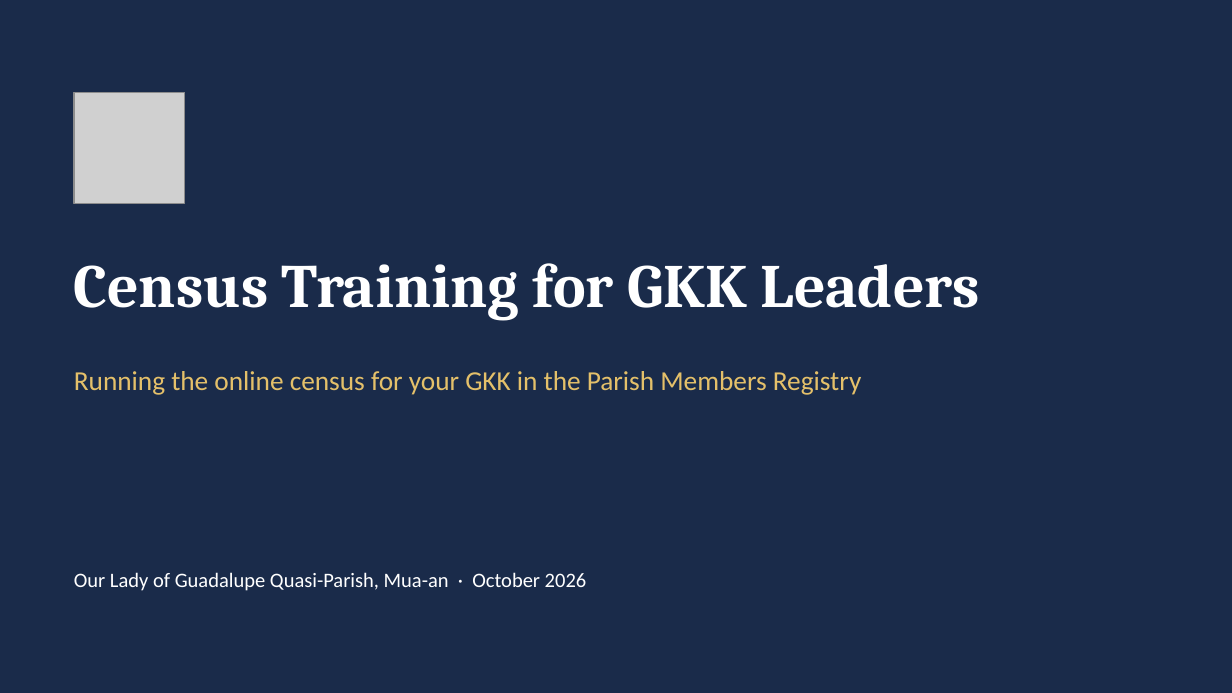
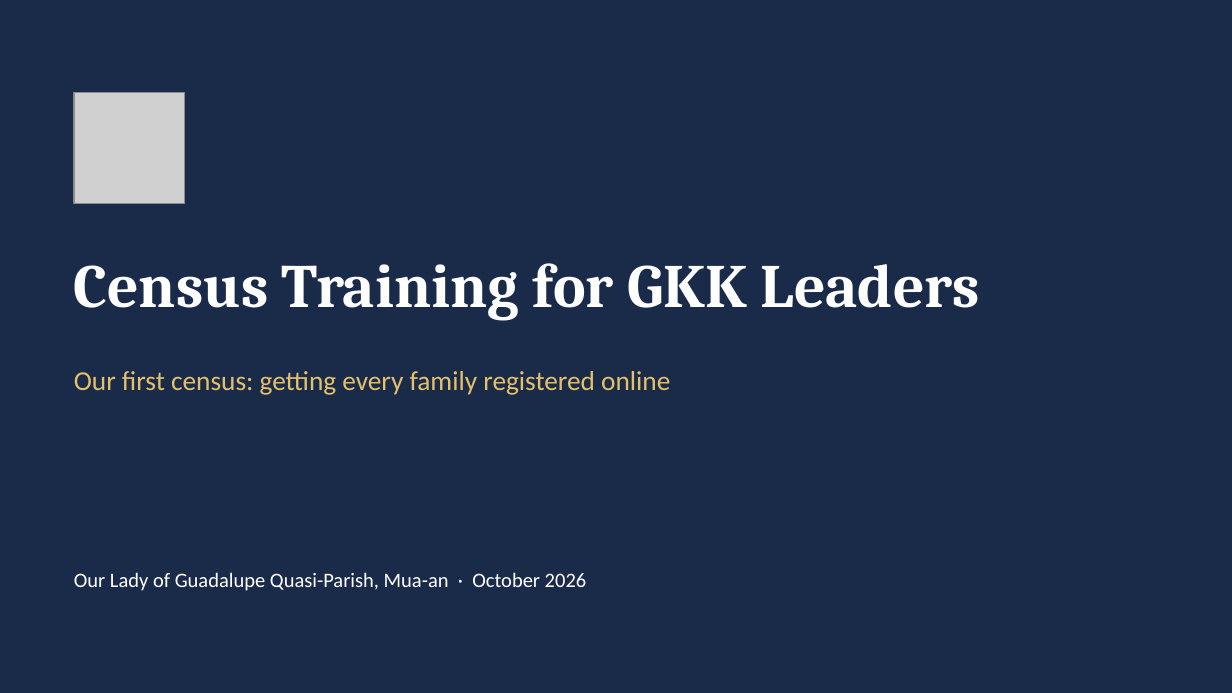
Before and after one commit to DaveenDev/parish-members-registry, a slide deck: slide 1 of docs/GKK-Leaders-Census-Training.pptx. Drawn at 1232x693 pixels with LibreOffice and Linux fonts; fonts in the diff are those of the drawing; grey boxes stand for pictures. Boxes give left, top, right and bottom in pixels: in the first picture for what was removed or moved away, otherwise in the second. Text is boxed around its words. In the diff, an @@ line names an element or a change of style, - is before the commit and + after.

```diff
--- a/docs/GKK-Leaders-Census-Training.pptx
+++ b/docs/GKK-Leaders-Census-Training.pptx
@@ text at (x1=74, y1=371, x2=670, y2=395): text changed @@
-Running the online census for your GKK in the Parish Members Registry
+Our first census: getting every family registered online
```
Also in this commit, not shown: 9 other slides changed, 5 slides added, 3 slides removed.
